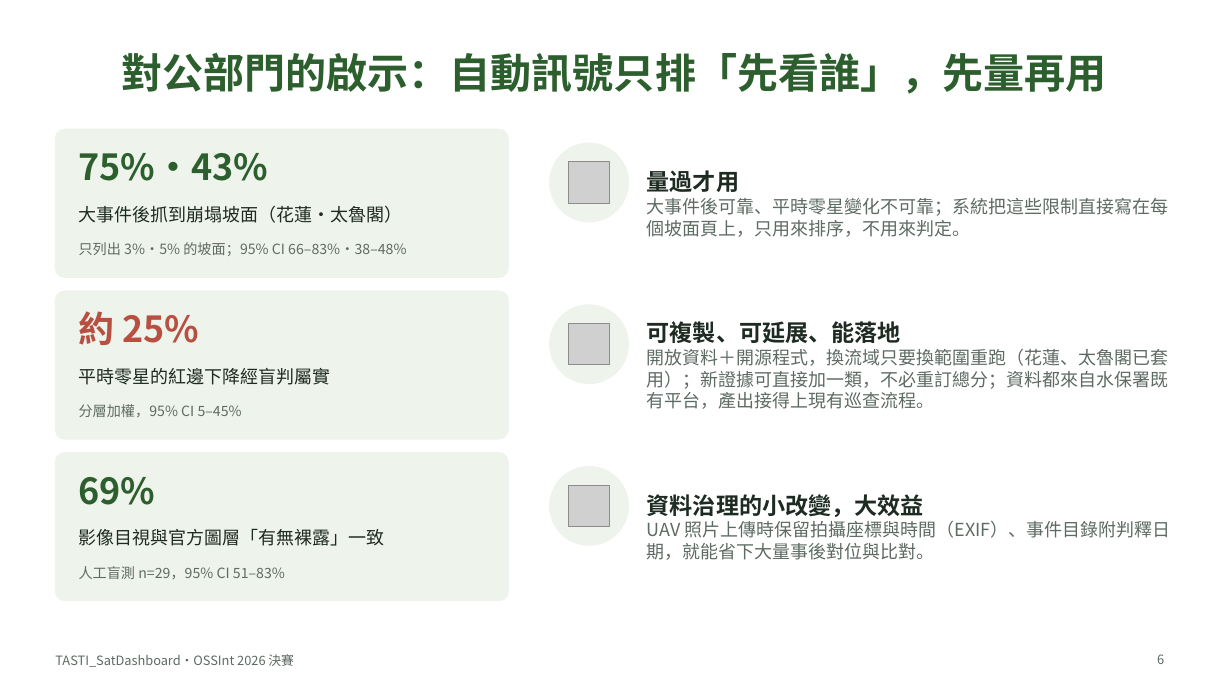
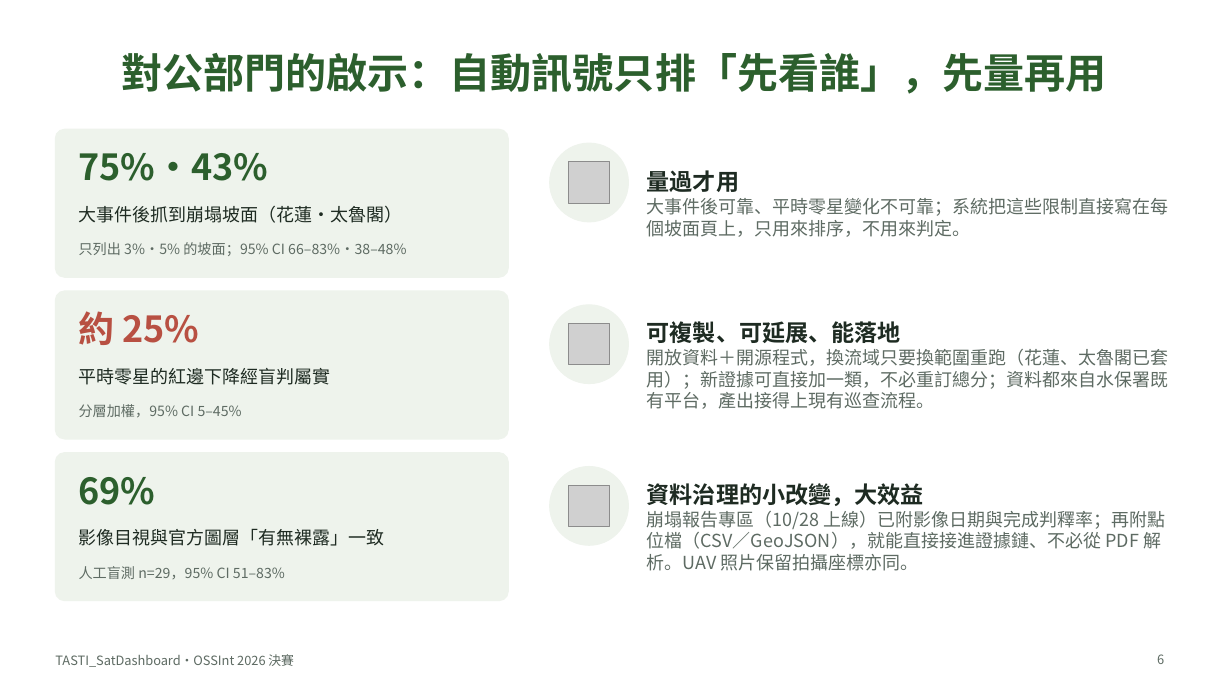
Before and after one commit to RhynoW/ardswc-resilience-observatory, a slide deck: slide 6 of presentation/TASTI_SatDashboard-決賽簡報.pptx. Drawn at 1232x693 pixels with LibreOffice and Linux fonts; fonts in the diff are those of the drawing; grey boxes stand for pictures. Boxes give left, top, right and bottom in pixels: in the first picture for what was removed or moved away, otherwise in the second. Text is boxed around its words. In the diff, an @@ line names an element or a change of style, - is before the commit and + after.

```diff
--- a/presentation/TASTI_SatDashboard-決賽簡報.pptx
+++ b/presentation/TASTI_SatDashboard-決賽簡報.pptx
@@ text at <box>647,511,1166,571</box>: text changed @@
-UAV 照片上傳時保留拍攝座標與時間（EXIF）、事件目錄附判釋日期，就能省下大量事後對位與比對。
+崩塌報告專區（10/28 上線）已附影像日期與完成判釋率；再附點位檔（CSV／GeoJSON），就能直接接進證據鏈、不必從 PDF 解析。UAV 照片保留拍攝座標亦同。
```
Also in this commit, not shown: 7 other files.
